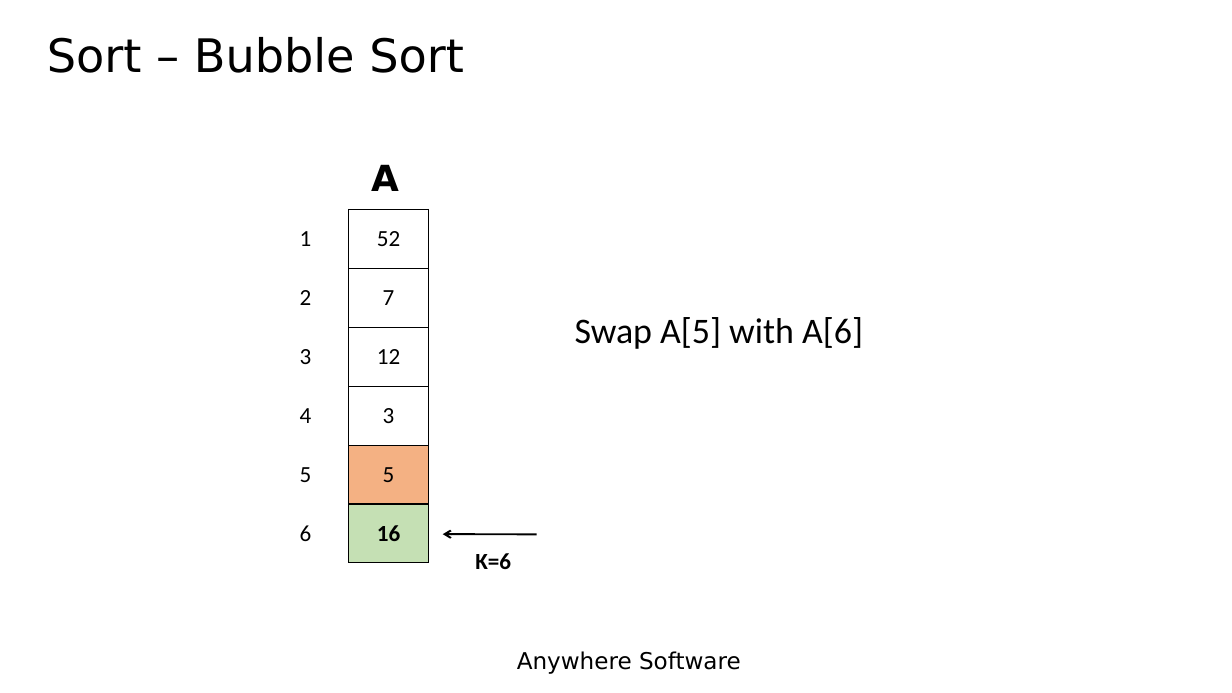
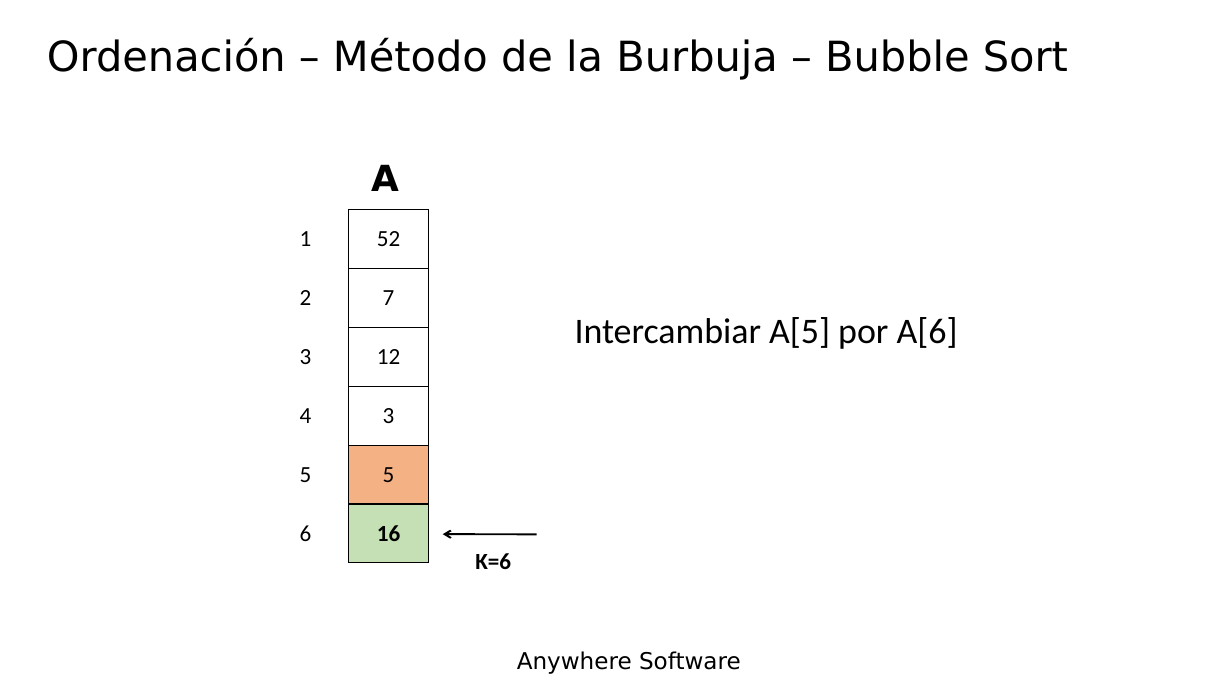
Before and after one commit to Lamashino/Teaching-B4J, a slide deck: slide 18 of Tema 14 - Matrices - Arrays/Tema 14 - Matrices - Arrays.pptx. Drawn at 1232x693 pixels with LibreOffice and Linux fonts; fonts in the diff are those of the drawing; background and template pictures are left out. Boxes give left, top, right and bottom in pixels: in the first picture for what was removed or moved away, otherwise in the second. Text is boxed around its words. In the diff, an @@ line names an element or a change of style, - is before the commit and + after.

```diff
--- a/Tema 14 - Matrices - Arrays/Tema 14 - Matrices - Arrays.pptx
+++ b/Tema 14 - Matrices - Arrays/Tema 14 - Matrices - Arrays.pptx
@@ title at [47, 37, 1068, 79]: text changed; size 36 to 32.4 pt @@
-Sort – Bubble Sort
+Ordenación – Método de la Burbuja – Bubble Sort
@@ text at [575, 317, 958, 349]: text changed @@
-Swap A[5] with A[6]
+Intercambiar A[5] por A[6]
```
Also in this commit, not shown: 42 other slides changed.
